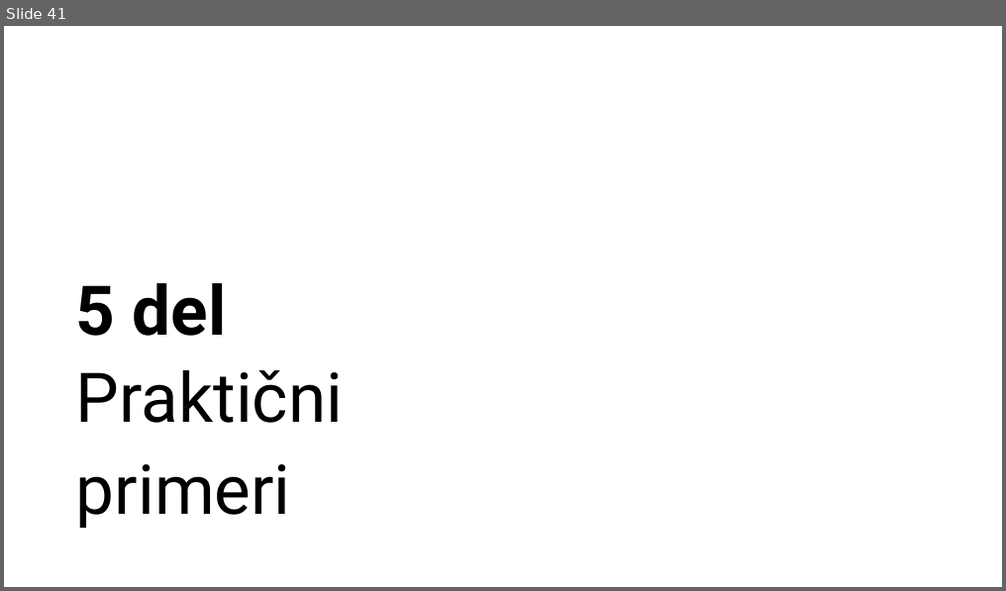
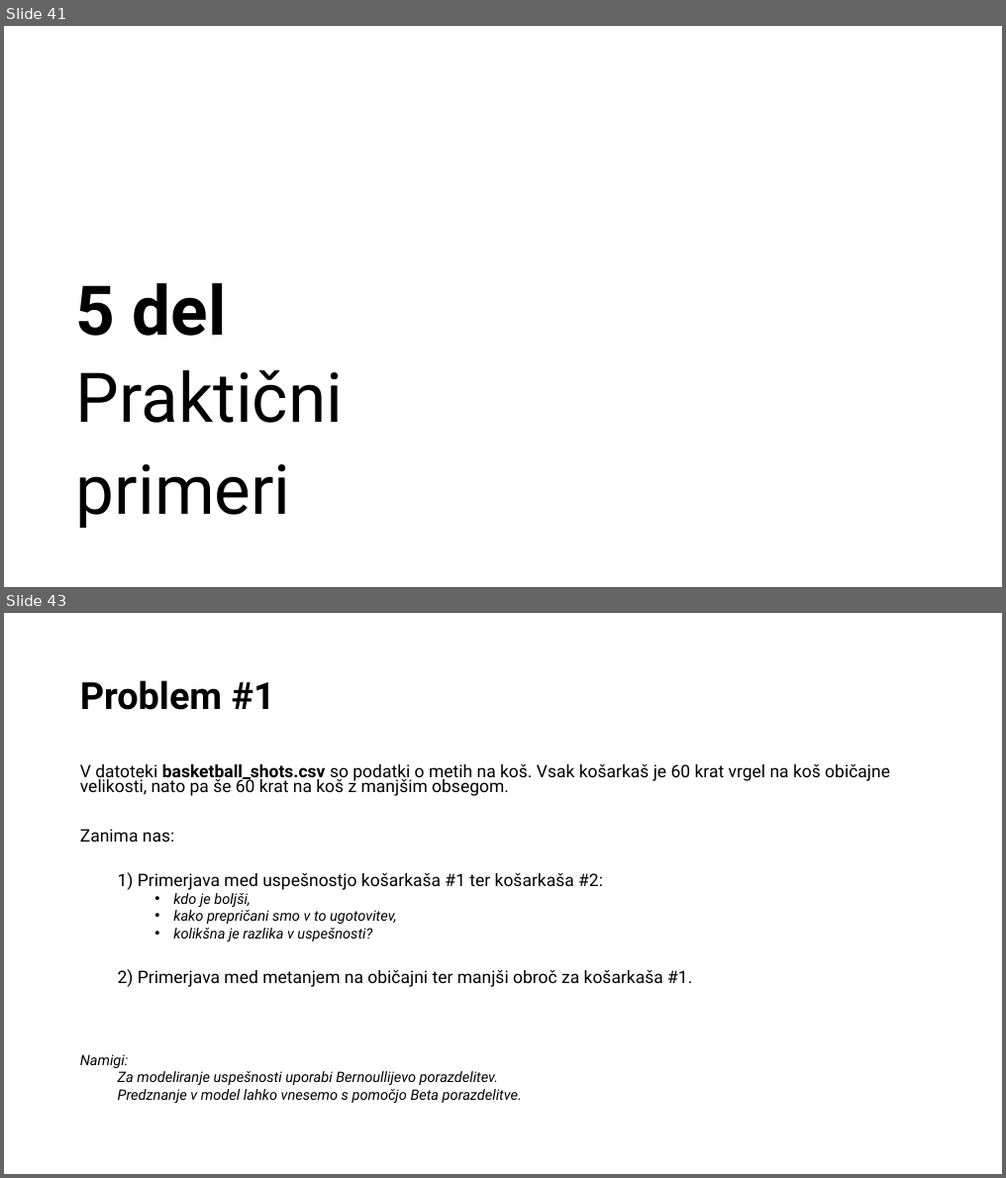
Before and after one commit to bstatcomp/Stan-Intro-Workshop, a slide deck: slides/prezentacija.pptx. Shown one above the other, each under a label of ours: slide 41 before the commit, slides 41 and 43 after it; the slides between them are not shown. The pictures are 1006x591 and 1006x1178 pixels, drawn with LibreOffice and Linux fonts; fonts in the diff are those of the drawing. Boxes give left, top, right and bottom in pixels: in the first picture for what was removed or moved away, otherwise in the second. Text is boxed around its words. In the diff, an @@ line names an element or a change of style, - is before the commit and + after.

```diff
--- a/slides/prezentacija.pptx
+++ b/slides/prezentacija.pptx
@@ slide 43 added at [4,613,1002,1174], background #FFFFFF @@
@@ title added at [80,680,275,710], 36 pt, text #000000, bold @@
+Problem #1
@@ text added at [80,764,890,1103], 16.6 pt, text #000000 @@
+V datoteki basketball_shots.csv so podatki o metih na koš. Vsak košarkaš je 60 krat vrgel na koš običajne velikosti, nato pa še 60 krat na koš z manjšim obsegom.
+Zanima nas:
+  1) Primerjava med uspešnostjo košarkaša #1 ter košarkaša #2:
+    • kdo je boljši,
+    • kako prepričani smo v to ugotovitev,
+    • kolikšna je razlika v uspešnosti?
+  2) Primerjava med metanjem na običajni ter manjši obroč za košarkaša #1.
+Namigi:
+  Za modeliranje uspešnosti uporabi Bernoullijevo porazdelitev.
+  Predznanje v model lahko vnesemo s pomočjo Beta porazdelitve.
```
Also in this commit, not shown: 6 slides changed, 7 other slides added, 2 slides removed, 18 other files.
